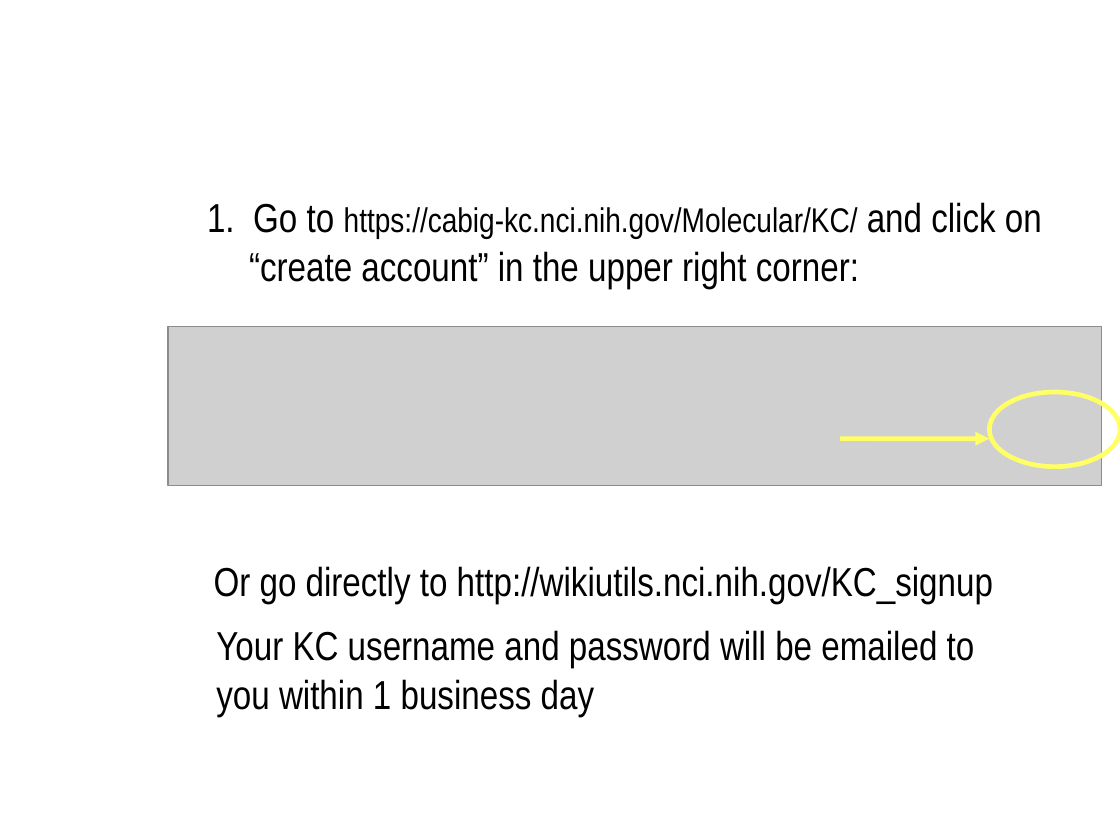
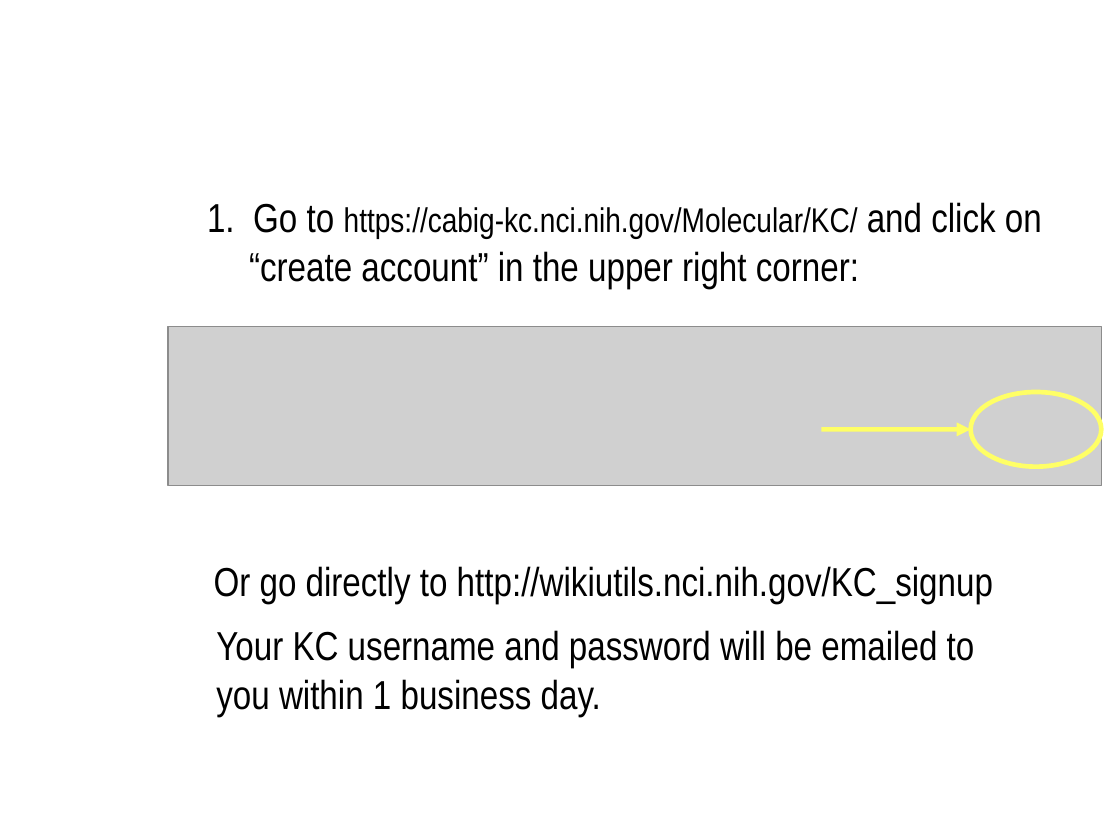
Before and after one commit to NCIP/caarray-docs, a slide deck: slide 9 of project_management/open_meetings/caArray User Community Meeting 2008.10.01.ppt. Drawn at 1120x840 pixels with LibreOffice and Linux fonts; fonts in the diff are those of the drawing; grey boxes stand for pictures; background and template pictures are left out. Boxes give left, top, right and bottom in pixels: in the first picture for what was removed or moved away, otherwise in the second. Text is boxed around its words. In the diff, an @@ line names an element or a change of style, - is before the commit and + after.

```diff
--- a/project_management/open_meetings/caArray User Community Meeting 2008.10.01.ppt
+++ b/project_management/open_meetings/caArray User Community Meeting 2008.10.01.ppt
@@ ellipse: place and size @@
-ellipse at <box>989,392,1120,467</box>
+ellipse at <box>971,392,1102,467</box>
@@ arrow moved from (840, 439) - (989, 439) to (821, 429) - (971, 429) @@
@@ text at <box>216,630,975,717</box>: text changed @@
-Your KC username and password will be emailed to you within 1 business day
+Your KC username and password will be emailed to you within 1 business day.
```
Also in this commit, not shown: 3 other slides changed.
